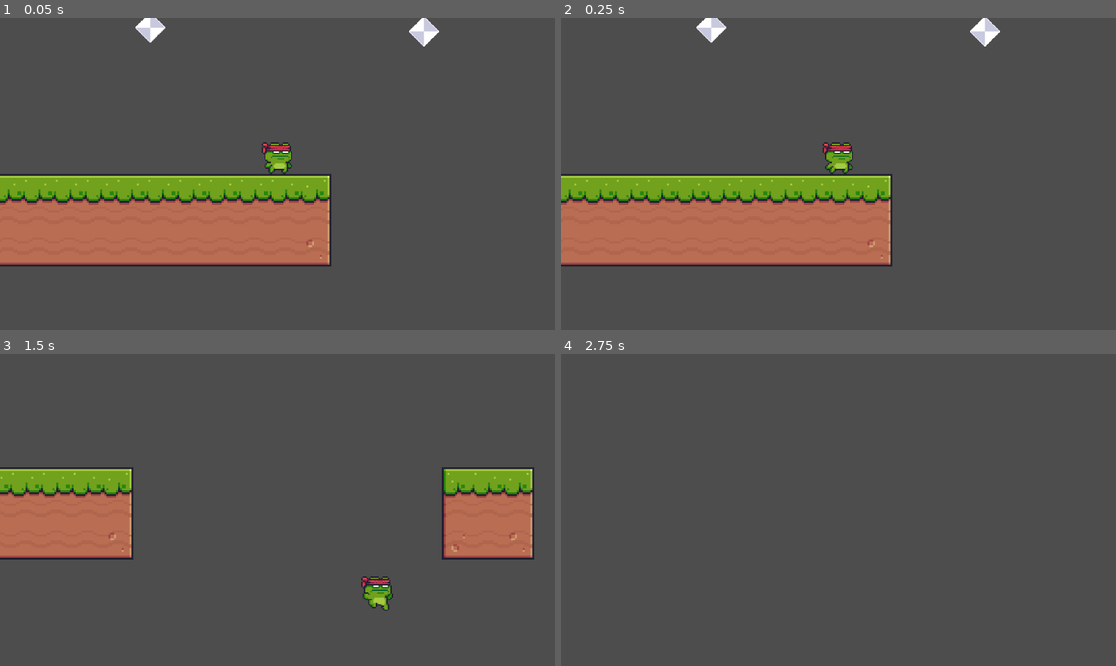
Above: before the commit, frames 1-4 (two rows, left to right).
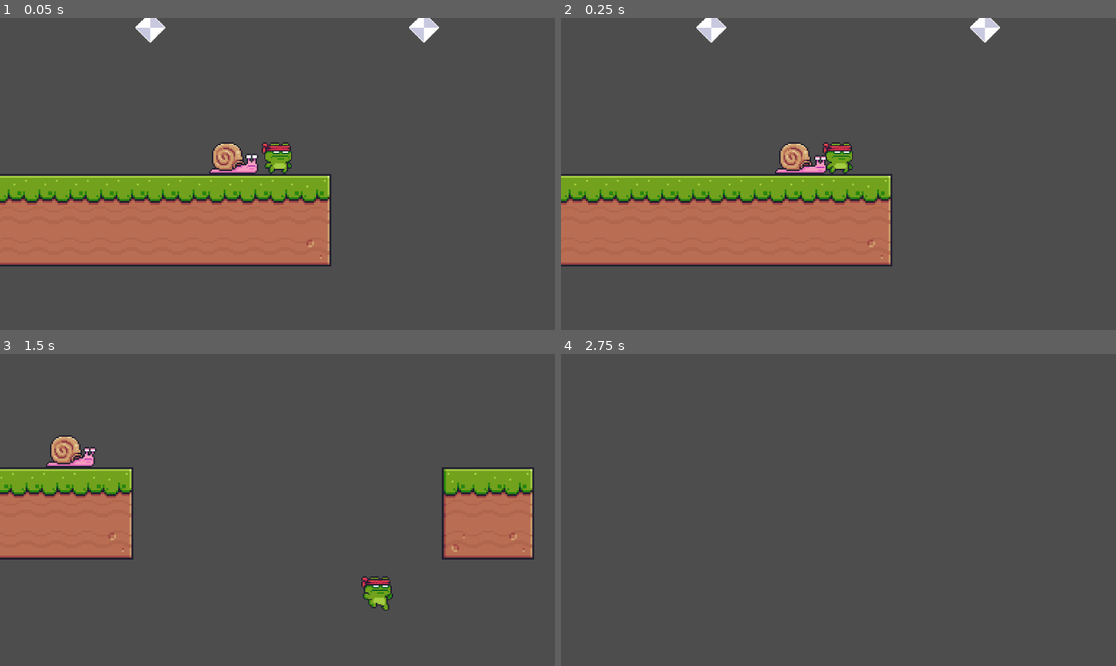
Above: after the commit, the same moments.

Repository: CaioLeaoMarinho/SapoGuerreiro_SENAC
Game: Godot game, scene res://Scenes/Level.tscn
The game is run twice, just before and just after one commit, with the same random seed, the same clock (stepped at 60 frames per second) and the same inputs.
Inputs:
- Up to frame 1 (0.05 s): no input
- Up to frame 2 (0.25 s): no input
- Up to frame 3 (1.5 s): hold D (input_right) from 0.53 s (still down); tap Space (input_hook) at 0.6, 1.35 s
- Up to frame 4 (2.75 s): release D (input_right) at 2.03 s; hold A (input_left) from 2.03 s (still down); tap Space (input_hook) at 2.1 s

The runs differ from the first frame. In frame 1, 0.8% of the frame differs, in the area x 37-80%, y 0-50%; in frame 2, 0.8%; in frame 3, 0.7%; in frame 4, nothing differs.

Commit message:
StompDie e hurt animations

Diff:
--- a/Assets/RopeAnchor/HookAnchor.tscn
+++ b/Assets/RopeAnchor/HookAnchor.tscn
@@ -28,10 +28,10 @@
 debug_color = Color(1, 1, 0.580392, 0.156863)
 
 [node name="PositionLeft" type="Marker2D" parent="."]
-position = Vector2(-115.613, 66.0645)
+position = Vector2(-99.0968, 66.0645)
 
 [node name="PositionRight" type="Marker2D" parent="."]
-position = Vector2(115.613, 66.0645)
+position = Vector2(99.0968, 66.0645)
 
 [connection signal="body_entered" from="Area2D" to="." method="_on_area_2d_body_entered"]
 [connection signal="body_exited" from="Area2D" to="." method="_on_area_2d_body_exited"]
--- /dev/null
+++ b/Assets/Shaders/CutSprite.gdshader
@@ -0,0 +1,44 @@
+shader_type canvas_item;
+
+// Controles principais
+uniform float cut_progress : hint_range(0, 1) = 0.0;
+uniform float cut_vertical_progress : hint_range(0, 1) = 0.0;
+uniform float cut_position : hint_range(0, 1) = 0.5;
+uniform float separation_force : hint_range(0, 0.5) = 0.0;
+
+uniform bool hit_effect = false;
+uniform vec3 hit_color : source_color = vec3(1.0, 1.0, 1.0);
+
+void fragment() {
+    vec2 uv = UV;
+    float center_x = cut_position;
+    float vertical_cut = cut_vertical_progress;
+
+    if (uv.y <= vertical_cut) {
+
+        bool is_left = uv.x < center_x;
+
+        if (is_left) {
+            uv.x += cut_progress * separation_force;
+
+            if (uv.x > center_x) discard;
+        } else {
+            uv.x -= cut_progress * separation_force;
+
+            if (uv.x < center_x) discard;
+        }
+    }
+
+    vec4 color = texture(TEXTURE, uv);
+
+    if (hit_effect) {
+        vec4 effect_color = vec4(hit_color.r, hit_color.g, hit_color.b, color.a);
+        color = mix(color, effect_color, effect_color.a);
+    }
+
+    if (uv.x < 0.0 || uv.x > 1.0 || uv.y < 0.0 || uv.y > 1.0) {
+        discard;
+    }
+
+    COLOR = color;
+}
--- a/Enemies/Larva/Scripts/Larva.gd
+++ b/Enemies/Larva/Scripts/Larva.gd
@@ -4,19 +4,27 @@
 @onready var sprite2d = $Sprite2D
 @onready var collision2d = $CollisionShape2D
 @onready var animation_player = $AnimationPlayer
+@onready var hurt_animation_player: AnimationPlayer = $HurtAnimationPlayer
 @onready var state_manager = $StateMachine
 @onready var wall_detector = $WallDetector
+@onready var floor_detector: RayCast2D = $FloorDetector
+@onready var stomp_hurtbox: Area2D = $StompHurtbox
 #endregion
 
 #region Variables
-var life : int = 1
+@export var life : int = 2
+@export var knockback_force := 300
+@export var knockback_duration := 0.1
+@export var knockback_invincibility_duration := 0.2
+var knockback_invincible := false
+var knockback_velocity := Vector2.ZERO
+var knockback_timer := 0.0
 
 var currentMoveSpeed = 3000
 var moveDirectionX = -1
 
-var fallGravity = 2000
-
 var canSwitchState = true
+var damage_name : String
 #endregion
 
 #region Default Methods
@@ -30,9 +38,14 @@
 #region Custom Methods
 
 func _initilialize_larva_components():
-	return
+	pass
 
-func take_damage(damage : int):
+func take_damage(damage : int, damage_type : String):
 	life -= damage
-	state_manager._switch_state(state_manager.hurtState)
+	get_tree().create_timer(knockback_invincibility_duration).timeout.connect(func(): knockback_invincible = false)
+	damage_name = damage_type
+
+	if not knockback_invincible:
+		knockback_invincible = true
+		state_manager._switch_state(state_manager.hurtState)
 #endregion
--- a/Enemies/Larva/Scripts/LarvaStateManager.gd
+++ b/Enemies/Larva/Scripts/LarvaStateManager.gd
@@ -57,4 +57,12 @@
 
 func die():
 	_switch_state(dieState)
+
+func _get_gravity(delta, gravity):
+	if not Larva.is_on_floor():
+		Larva.velocity.y += gravity * delta
+
+func _get_landing():
+	if Larva.is_on_floor():
+		_switch_state(walkState)
 #endregion
--- a/Enemies/Larva/Scripts/States/LarvaDieState.gd
+++ b/Enemies/Larva/Scripts/States/LarvaDieState.gd
@@ -1,4 +1,14 @@
 extends BaseState
 
 func _enter_state():
-	owner.queue_free()
+	var die_type : String
+
+	Entity.velocity = Vector2(0, 0)
+
+	if Entity.damage_name == "sword_up_to_down":
+		pass
+	elif Entity.damage_name == "stomp":
+		die_type = "StompDie"
+
+	if die_type != null:
+		Entity.animation_player.play(die_type)
--- a/Enemies/Larva/Scripts/States/LarvaHurtState.gd
+++ b/Enemies/Larva/Scripts/States/LarvaHurtState.gd
@@ -1,7 +1,35 @@
 extends BaseState
 
+@onready var player: Node2D = get_tree().get_first_node_in_group("player")
+
 func _enter_state():
+	super()
 	if Entity.life <= 0:
-		StateManager._switch_state(StateManager.dieState)
+		StateManager.die()
 	else:
-		pass
+		if player:
+			Entity.hurt_animation_player.play("Hurt")
+			knockback()
+		else:
+			StateManager._switch_state(StateManager.walkState)
+
+func _update_state(delta):
+	super(delta)
+
+	if Entity.knockback_timer > 0.0:
+		Entity.velocity = Entity.knockback_velocity
+		Entity.knockback_timer -= delta
+	else:
+		StateManager._get_gravity(delta, 1000)
+
+		if Entity.is_on_floor():
+			StateManager._switch_state(StateManager.walkState)
+
+func knockback():
+
+	var knockback_direction = (Entity.global_position - player.global_position).normalized()
+	Entity.knockback_velocity = knockback_direction * Entity.knockback_force
+
+	Entity.knockback_velocity.y = min(Entity.knockback_velocity.y, -50)
+
+	Entity.knockback_timer = Entity.knockback_duration
--- a/Enemies/Larva/Scripts/States/LarvaWalkState.gd
+++ b/Enemies/Larva/Scripts/States/LarvaWalkState.gd
@@ -10,9 +10,11 @@
 
 	StateManager._get_flip_h()
 	StateManager._horizontal_movement(_delta)
-	_wall_turn()
+	_turn()
 
-func _wall_turn():
-	if(Entity.wall_detector.is_colliding()):
+
+func _turn():
+	if Entity.wall_detector.is_colliding() or not Entity.floor_detector.is_colliding():
 		Entity.moveDirectionX *= -1
 		Entity.wall_detector.scale.x *= -1
+		Entity.floor_detector.scale.x *= -1
--- a/Enemies/Larva/[enemy]_larva.tscn
+++ b/Enemies/Larva/[enemy]_larva.tscn
@@ -1,11 +1,23 @@
-[gd_scene load_steps=12 format=3 uid="uid://ddphek4m1vwbw"]
+[gd_scene load_steps=19 format=3 uid="uid://ddphek4m1vwbw"]
 
 [ext_resource type="Script" uid="uid://b733vjptdrdyy" path="res://Enemies/Larva/Scripts/Larva.gd" id="1_igl0y"]
 [ext_resource type="Script" uid="uid://d2trqf1h1f23" path="res://Enemies/Larva/Scripts/LarvaStateManager.gd" id="1_pslg7"]
+[ext_resource type="Shader" uid="uid://clwd0knwgq4c5" path="res://Assets/Shaders/CutSprite.gdshader" id="2_l8oq3"]
 [ext_resource type="Texture2D" uid="uid://c8ape6iiiksg4" path="res://Enemies/Larva/Sprites/Walk (38x24).png" id="2_t8kdf"]
+[ext_resource type="Texture2D" uid="uid://dco2o2qqlm6r1" path="res://Enemies/Larva/Sprites/Snail without shell.png" id="4_j4jp7"]
 [ext_resource type="Script" uid="uid://by1k08dxfkto3" path="res://Enemies/Larva/Scripts/States/LarvaWalkState.gd" id="4_ubpxc"]
 [ext_resource type="Script" uid="uid://cqlqboxmr36y0" path="res://Enemies/Larva/Scripts/States/LarvaHurtState.gd" id="5_a04bj"]
 [ext_resource type="Script" uid="uid://c51ti68vi5ybe" path="res://Enemies/Larva/Scripts/States/LarvaDieState.gd" id="6_l7j3p"]
+
+[sub_resource type="ShaderMaterial" id="ShaderMaterial_a4ane"]
+resource_local_to_scene = true
+shader = ExtResource("2_l8oq3")
+shader_parameter/cut_progress = 0.0
+shader_parameter/cut_vertical_progress = 0.0
+shader_parameter/cut_position = 0.22
+shader_parameter/separation_force = 0.0
+shader_parameter/hit_effect = true
+shader_parameter/hit_color = Color(1, 1, 1, 1)
 
 [sub_resource type="RectangleShape2D" id="RectangleShape2D_x51ut"]
 size = Vector2(93, 60)
@@ -47,6 +59,120 @@
 "transitions": PackedFloat32Array(1),
 "update": 1,
 "values": [0]
+}
+tracks/3/type = "value"
+tracks/3/imported = false
+tracks/3/enabled = true
+tracks/3/path = NodePath("Sprite2D:scale")
+tracks/3/interp = 1
+tracks/3/loop_wrap = true
+tracks/3/keys = {
+"times": PackedFloat32Array(0),
+"transitions": PackedFloat32Array(1),
+"update": 0,
+"values": [Vector2(3.36842, 1.91667)]
+}
+tracks/4/type = "value"
+tracks/4/imported = false
+tracks/4/enabled = true
+tracks/4/path = NodePath("Sprite2D:material:shader_parameter/hit_effect")
+tracks/4/interp = 1
+tracks/4/loop_wrap = true
+tracks/4/keys = {
+"times": PackedFloat32Array(0),
+"transitions": PackedFloat32Array(1),
+"update": 1,
+"values": [true]
+}
+tracks/5/type = "value"
+tracks/5/imported = false
+tracks/5/enabled = true
+tracks/5/path = NodePath("Sprite2D:position")
+tracks/5/interp = 1
+tracks/5/loop_wrap = true
+tracks/5/keys = {
+"times": PackedFloat32Array(0),
+"transitions": PackedFloat32Array(1),
+"update": 0,
+"values": [Vector2(0, 13)]
+}
+
+[sub_resource type="Animation" id="Animation_a04bj"]
+resource_name = "StompDie"
+length = 0.51
+tracks/0/type = "value"
+tracks/0/imported = false
+tracks/0/enabled = true
+tracks/0/path = NodePath("Sprite2D:scale")
+tracks/0/interp = 1
+tracks/0/loop_wrap = true
+tracks/0/keys = {
+"times": PackedFloat32Array(0, 0.5),
+"transitions": PackedFloat32Array(1, 1),
+"update": 0,
+"values": [Vector2(3.36842, 1.91667), Vector2(3, 3)]
+}
+tracks/1/type = "value"
+tracks/1/imported = false
+tracks/1/enabled = true
+tracks/1/path = NodePath("Sprite2D:material:shader_parameter/hit_effect")
+tracks/1/interp = 1
+tracks/1/loop_wrap = true
+tracks/1/keys = {
+"times": PackedFloat32Array(0),
+"transitions": PackedFloat32Array(1),
+"update": 1,
+"values": [true]
+}
+tracks/2/type = "value"
+tracks/2/imported = false
+tracks/2/enabled = true
+tracks/2/path = NodePath("Sprite2D:position")
+tracks/2/interp = 1
+tracks/2/loop_wrap = true
+tracks/2/keys = {
+"times": PackedFloat32Array(0, 0.5),
+"transitions": PackedFloat32Array(1, 1),
+"update": 0,
+"values": [Vector2(0, 13), Vector2(0, 0)]
+}
+tracks/3/type = "method"
+tracks/3/imported = false
+tracks/3/enabled = true
+tracks/3/path = NodePath(".")
+tracks/3/interp = 1
+tracks/3/loop_wrap = true
+tracks/3/keys = {
+"times": PackedFloat32Array(0.51),
+"transitions": PackedFloat32Array(1),
+"values": [{
+"args": [],
+"method": &"queue_free"
+}]
+}
+tracks/4/type = "value"
+tracks/4/imported = false
+tracks/4/enabled = true
+tracks/4/path = NodePath("Sprite2D:hframes")
+tracks/4/interp = 1
+tracks/4/loop_wrap = true
+tracks/4/keys = {
+"times": PackedFloat32Array(0),
+"transitions": PackedFloat32Array(1),
+"update": 1,
+"values": [1]
+}
+tracks/5/type = "value"
+tracks/5/imported = false
+tracks/5/enabled = true
+tracks/5/path = NodePath("Sprite2D:texture")
+tracks/5/interp = 1
+tracks/5/loop_wrap = true
+tracks/5/keys = {
+"times": PackedFloat32Array(0),
+"transitions": PackedFloat32Array(1),
+"update": 1,
+"values": [ExtResource("4_j4jp7")]
 }
 
 [sub_resource type="Animation" id="Animation_vv5wl"]
@@ -88,11 +214,85 @@
 "update": 1,
 "values": [0, 1, 2, 3, 4, 5, 6, 7, 8, 9]
 }
+tracks/3/type = "value"
+tracks/3/imported = false
+tracks/3/enabled = true
+tracks/3/path = NodePath("Sprite2D:material:shader_parameter/hit_effect")
+tracks/3/interp = 1
+tracks/3/loop_wrap = true
+tracks/3/keys = {
+"times": PackedFloat32Array(0),
+"transitions": PackedFloat32Array(1),
+"update": 1,
+"values": [false]
+}
+tracks/4/type = "value"
+tracks/4/imported = false
+tracks/4/enabled = true
+tracks/4/path = NodePath("Sprite2D:position")
+tracks/4/interp = 1
+tracks/4/loop_wrap = true
+tracks/4/keys = {
+"times": PackedFloat32Array(0),
+"transitions": PackedFloat32Array(1),
+"update": 0,
+"values": [Vector2(0, 9.53674e-07)]
+}
+tracks/5/type = "value"
+tracks/5/imported = false
+tracks/5/enabled = true
+tracks/5/path = NodePath("Sprite2D:scale")
+tracks/5/interp = 1
+tracks/5/loop_wrap = true
+tracks/5/keys = {
+"times": PackedFloat32Array(0),
+"transitions": PackedFloat32Array(1),
+"update": 0,
+"values": [Vector2(3, 3)]
+}
 
 [sub_resource type="AnimationLibrary" id="AnimationLibrary_v7t6s"]
 _data = {
 &"RESET": SubResource("Animation_4brul"),
+&"StompDie": SubResource("Animation_a04bj"),
 &"walk": SubResource("Animation_vv5wl")
+}
+
+[sub_resource type="Animation" id="Animation_l8oq3"]
+resource_name = "Hurt"
+length = 0.2
+tracks/0/type = "value"
+tracks/0/imported = false
+tracks/0/enabled = true
+tracks/0/path = NodePath("Sprite2D:material:shader_parameter/hit_effect")
+tracks/0/interp = 1
+tracks/0/loop_wrap = true
+tracks/0/keys = {
+"times": PackedFloat32Array(0, 0.2),
+"transitions": PackedFloat32Array(1, 1),
+"update": 1,
+"values": [true, false]
+}
+
+[sub_resource type="Animation" id="Animation_j4jp7"]
+length = 0.001
+tracks/0/type = "value"
+tracks/0/imported = false
+tracks/0/enabled = true
+tracks/0/path = NodePath("Sprite2D:material:shader_parameter/hit_effect")
+tracks/0/interp = 1
+tracks/0/loop_wrap = true
+tracks/0/keys = {
+"times": PackedFloat32Array(0),
+"transitions": PackedFloat32Array(1),
+"update": 1,
+"values": [true]
+}
+
+[sub_resource type="AnimationLibrary" id="AnimationLibrary_a4ane"]
+_data = {
+&"Hurt": SubResource("Animation_l8oq3"),
+&"RESET": SubResource("Animation_j4jp7")
 }
 
 [sub_resource type="RectangleShape2D" id="RectangleShape2D_curdm"]
@@ -104,29 +304,44 @@
 script = ExtResource("1_igl0y")
 
 [node name="Sprite2D" type="Sprite2D" parent="."]
-scale = Vector2(3, 3)
+material = SubResource("ShaderMaterial_a4ane")
+position = Vector2(0, 13)
+scale = Vector2(3.36842, 1.91667)
 texture = ExtResource("2_t8kdf")
 hframes = 10
 
 [node name="CollisionShape2D" type="CollisionShape2D" parent="."]
-position = Vector2(4.5, 6)
+position = Vector2(4, 6)
 shape = SubResource("RectangleShape2D_x51ut")
 
 [node name="AnimationPlayer" type="AnimationPlayer" parent="."]
 libraries = {
 &"": SubResource("AnimationLibrary_v7t6s")
 }
+autoplay = "walk"
+
+[node name="HurtAnimationPlayer" type="AnimationPlayer" parent="."]
+libraries = {
+&"": SubResource("AnimationLibrary_a4ane")
+}
 
 [node name="WallDetector" type="RayCast2D" parent="."]
-target_position = Vector2(-55, 0)
+position = Vector2(0, 7)
+target_position = Vector2(-48, 0)
 collision_mask = 6
 
-[node name="Hurtbox" type="Area2D" parent="." groups=["hurtbox"]]
+[node name="FloorDetector" type="RayCast2D" parent="."]
+position = Vector2(0, 7)
+target_position = Vector2(-46, 33)
+collision_mask = 2
+
+[node name="StompHurtbox" type="Area2D" parent="." groups=["stomp_hurtbox"]]
+position = Vector2(1.5, 15)
 collision_layer = 64
 collision_mask = 32
-
-[node name="CollisionShape2D" type="CollisionShape2D" parent="Hurtbox"]
-position = Vector2(1.5, 15)
+monitoring = false
+
+[node name="CollisionShape2D" type="CollisionShape2D" parent="StompHurtbox"]
 shape = SubResource("RectangleShape2D_curdm")
 debug_color = Color(1, 0, 0.0901961, 0.0941176)
 
--- a/Player/Scripts/Player.gd
+++ b/Player/Scripts/Player.gd
@@ -13,6 +13,8 @@
 #region Variables
 @export_category("Configurar Player")
 @export var life : int = 2
+@export var knockback_power : int = 20
+var knockback_vector := Vector2.ZERO
 @export_category("Configurar movimento")
 @export var maxMoveSpeed = 700
 var currentMoveSpeed = maxMoveSpeed
--- a/Player/Scripts/States/PlayerStateFall.gd
+++ b/Player/Scripts/States/PlayerStateFall.gd
@@ -26,7 +26,7 @@
 
 #region Custom Methods
 func _on_stomp_area(area: Area2D):
-	if area.is_in_group("hurtbox"):
+	if area.is_in_group("stomp_hurtbox"):
 		stomp_attack(area.owner)
 
 func check_stomp_area():
@@ -34,6 +34,6 @@
 		_on_stomp_area(area)
 
 func stomp_attack(body):
-	body.take_damage(body.life)
+	body.take_damage(1, "stomp")
 	StateManager._switch_state(StateManager.jumpState)
 #endregion
--- a/Scenes/Level.tscn
+++ b/Scenes/Level.tscn
@@ -193,16 +193,16 @@
 tile_map_data = PackedByteArray("AAAAAAgAAAAGAAAAAAABAAgAAAAHAAAAAAACAAgAAAAHAAAAAAADAAgAAAAHAAAAAAAEAAgAAAAHAAAAAAAFAA …(3456 unchanged characters)…
 tile_set = SubResource("TileSet_5kde6")
 
-[node name="[enemy] Larva" parent="." instance=ExtResource("2_p2uti")]
-position = Vector2(2089, 475)
-
 [node name="Player" parent="." instance=ExtResource("5_ysawb")]
 position = Vector2(3024, 512)
 
 [node name="FrogRope" parent="." instance=ExtResource("3_vaigp")]
 material = SubResource("ShaderMaterial_4q3b2")
-position = Vector2(3328, 216)
+position = Vector2(3328, 208)
 
 [node name="FrogRope2" parent="." instance=ExtResource("3_vaigp")]
 material = SubResource("ShaderMaterial_qc27i")
 position = Vector2(2760, 208)
+
+[node name="[enemy] Larva" parent="." instance=ExtResource("2_p2uti")]
+position = Vector2(2939, 476)
--- a/project.godot
+++ b/project.godot
@@ -20,6 +20,7 @@
 hurtbox=""
 hitbox=""
 player=""
+stomp_hurtbox=""
 
 [input]
 
Not shown, added: Assets/Shaders/CutSprite.gdshader.uid
Renamed: Scenes/MainMenu.gdshader -> Assets/Shaders/MainMenu.gdshader
Renamed: Scenes/MainMenu.gdshader.uid -> Assets/Shaders/MainMenu.gdshader.uid
Binary file added: Enemies/Larva/Sprites/Snail without shell.png
Not shown, added: Enemies/Larva/Sprites/Snail without shell.png.import
